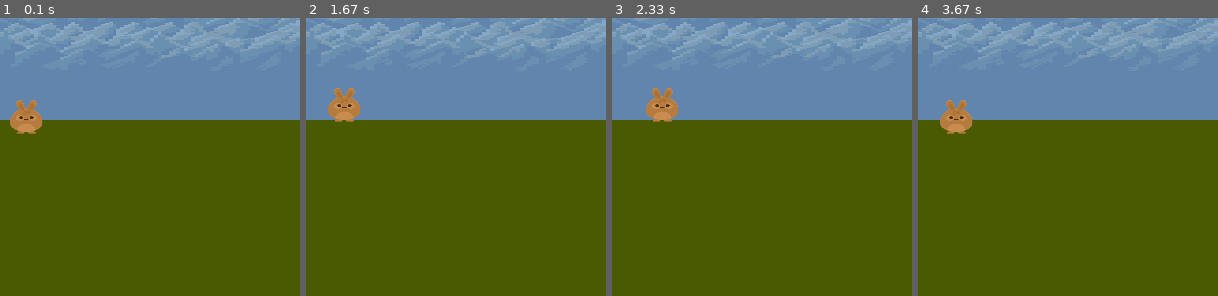
Above: before the commit, frames 1-4 (left to right).
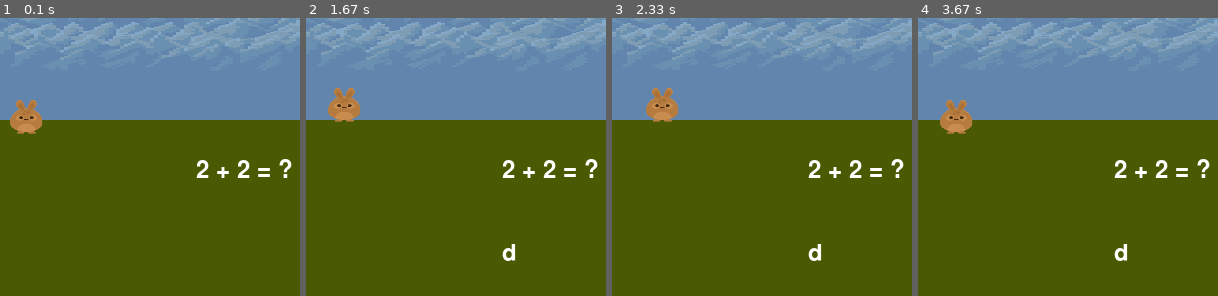
Above: after the commit, the same moments.

Repository: calmcoconut/pygame-math-fun
Game: pygame game, started from main.py
Same seed, same stepped clock (60 frames per second), same inputs: the game is played once before the commit and once after it.
Inputs (mouse positions are % of the whole screen's width and height, from its top left):
- Up to frame 1 (0.1 s): no input
- Up to frame 2 (1.67 s): hold D 0.33-0.8 s; move the mouse to (46, 51) at 0.88 s; click (46, 51) at 1.13 s; hold W from 1.52 s (still down)
- Up to frame 3 (2.33 s): release W at 2.08 s; hold D from 2.12 s (still down)
- Up to frame 4 (3.67 s): release D at 2.82 s; hold A 2.85-3.55 s; hold S from 3.58 s (still down)
The pictures show only the part of the screen within x 1-51%, y 50-100%; the shares and areas given below are measured in that part.

The runs differ from the first frame. In frame 1, 0.6% of the frame differs, in the area x 65-98%, y 50-58%; in frame 2, 0.8%, in the area x 65-98%, y 50-88%; in frame 3, 0.8%; in frame 4, 0.8%.

Commit message:
text stuff

Diff:
--- a/local_settings.py
+++ b/local_settings.py
@@ -3,7 +3,7 @@
 WINDOWWIDTH = 600
 WINDOWHEIGHT = 600
 TITLE = "MathGame"
-FPS = 60
+FPS = 40
 
 PLAYERMOVESPEED = 6
 
@@ -14,5 +14,6 @@
 GREEN = (0, 255, 0)
 BLUE = (0, 0, 255)
 BACKGROUND = (73, 90, 2)
+TEXTCOLOR = WHITE
 
 PATH = os.getcwd()
--- a/main.py
+++ b/main.py
@@ -5,12 +5,15 @@
 mainClock = pygame.time.Clock()
 windowSurface = pygame.display.set_mode((WINDOWWIDTH, WINDOWHEIGHT))
 pygame.display.set_caption(TITLE)
+pygame.font.init()
+font = pygame.font.SysFont(None, 36)
 
 backgroundImageMountainsRect = pygame.Rect(0, 0, WINDOWWIDTH, WINDOWHEIGHT // 1.5)
 backgroundImageMountains = pygame.image.load(os.path.join(PATH, 'img', 'country-platform-back.png'))
 mountainsStretchedImage = pygame.transform.scale(backgroundImageMountains, (WINDOWWIDTH, int(WINDOWHEIGHT // 1.5)))
 backgroundImageForests = pygame.image.load(os.path.join(PATH, 'img', 'country-platform-forest.png'))
-backgroundImageForestsRect = pygame.Rect(0, WINDOWHEIGHT - (WINDOWHEIGHT // 1.5), WINDOWWIDTH, backgroundImageForests.get_height())
+backgroundImageForestsRect = pygame.Rect(0, WINDOWHEIGHT - (WINDOWHEIGHT // 1.5), WINDOWWIDTH,
+                                         backgroundImageForests.get_height())
 forestsStretchedImage = pygame.transform.scale(backgroundImageForests, backgroundImageForestsRect.size)
 
 playerRect = pygame.Rect(10, 400, 40, 40)  # left, top, width, height
@@ -18,12 +21,29 @@
 playerStretchedImage = pygame.transform.scale(playerImage, (40, 40))
 
 moveLeft = moveRight = moveUp = moveDown = False
+text = ""
+input_active = True
+
+
+def drawText(text, font, surface, x, y):
+    textObj = font.render(text, 1, TEXTCOLOR)
+    textrect = textObj.get_rect()
+    textrect.topleft = (x, y)
+    surface.blit(textObj, textrect)
+
 
 while True:
     for event in pygame.event.get():
         if event.type == QUIT:
             pygame.quit()
             sys.exit()
+        if input_active and event.type == KEYDOWN:
+            if event.key == K_RETURN:
+                input_active = not input_active
+            elif event.key == pygame.K_BACKSPACE:
+                text = text[:-1]
+            else:
+                text += event.unicode
         if event.type == KEYDOWN:
             if event.key == K_a:
                 moveRight = False
@@ -50,6 +70,8 @@
             if event.key == K_s:
                 moveDown = False
 
+        if event.type == pygame.MOUSEBUTTONDOWN:
+            input_active = not input_active
         windowSurface.fill(BACKGROUND)
 
         # move the player
@@ -65,6 +87,8 @@
         windowSurface.blit(mountainsStretchedImage, backgroundImageMountainsRect)
         windowSurface.blit(forestsStretchedImage, backgroundImageForestsRect)
         windowSurface.blit(playerStretchedImage, playerRect)
+        drawText("2 + 2 = ?", font, windowSurface, (WINDOWWIDTH/3), (WINDOWHEIGHT/1.3))
+        drawText(text, font, windowSurface, (WINDOWWIDTH/3), (WINDOWHEIGHT/1.1))
 
         pygame.display.update()
-        mainClock.tick(FPS)
+        mainClock.tick(40)
